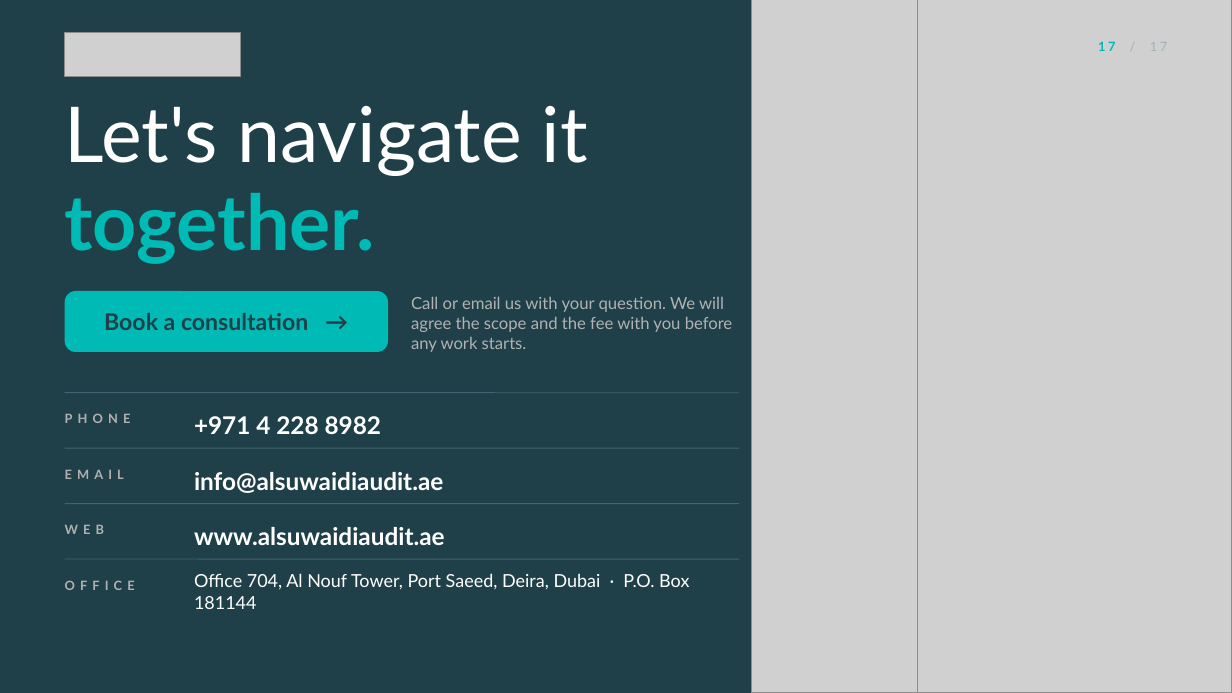
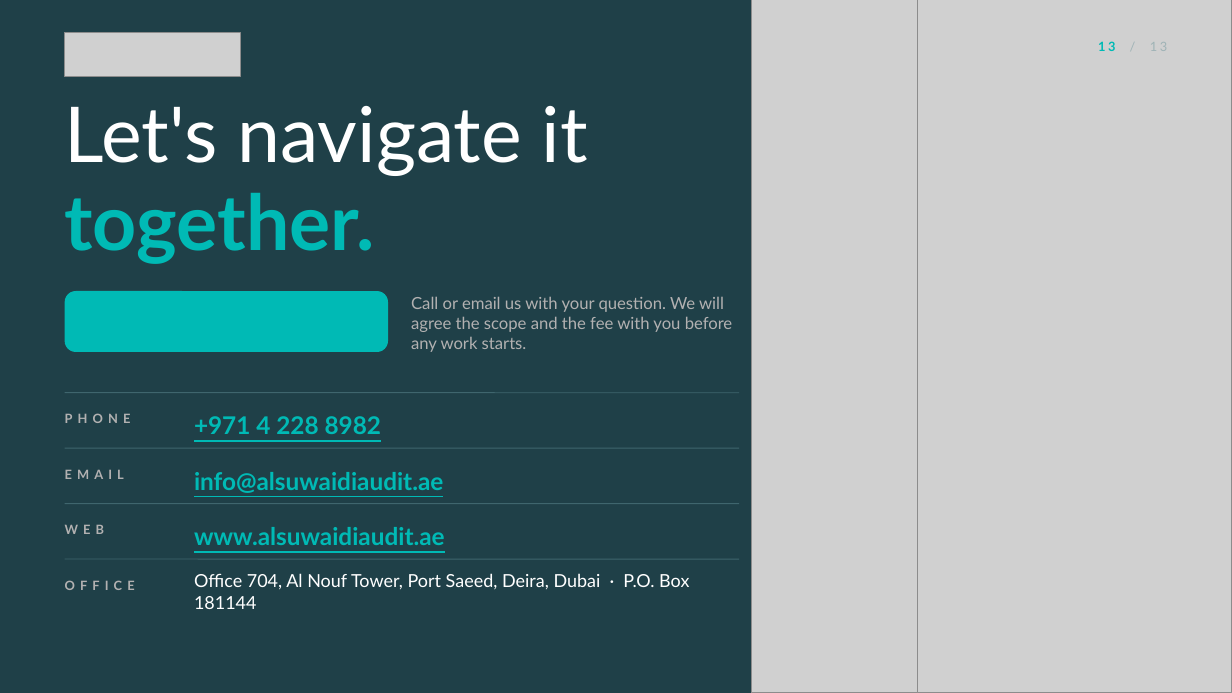
Before and after one commit to khaledsaifelnasr-afk/khsaif-content-studio, a slide deck: slide 13 of Profiles/al-suwaidi-2026/Al-Suwaidi-Company-Profile-2026-FINAL.pptx (slide 17 before the commit). Drawn at 1232x693 pixels with LibreOffice and Linux fonts; fonts in the diff are those of the drawing; grey boxes stand for pictures. Boxes give left, top, right and bottom in pixels: in the first picture for what was removed or moved away, otherwise in the second. Text is boxed around its words. In the diff, an @@ line names an element or a change of style, - is before the commit and + after.

```diff
--- a/Profiles/al-suwaidi-2026/Al-Suwaidi-Company-Profile-2026-FINAL.pptx
+++ b/Profiles/al-suwaidi-2026/Al-Suwaidi-Company-Profile-2026-FINAL.pptx
@@ text at box(1098, 41, 1115, 51): text changed @@
-17 / 17
+13 / 13
@@ text removed at box(104, 313, 308, 330) @@
-Book a consultation →
@@ text colour #FFFFFF to #00BAB5, underline on in 3 elements at box(194, 416, 381, 434), box(194, 472, 443, 493), box(194, 527, 445, 545) @@
```
Also in this commit, not shown: 11 other slides changed, 4 slides removed, 1 other file.
